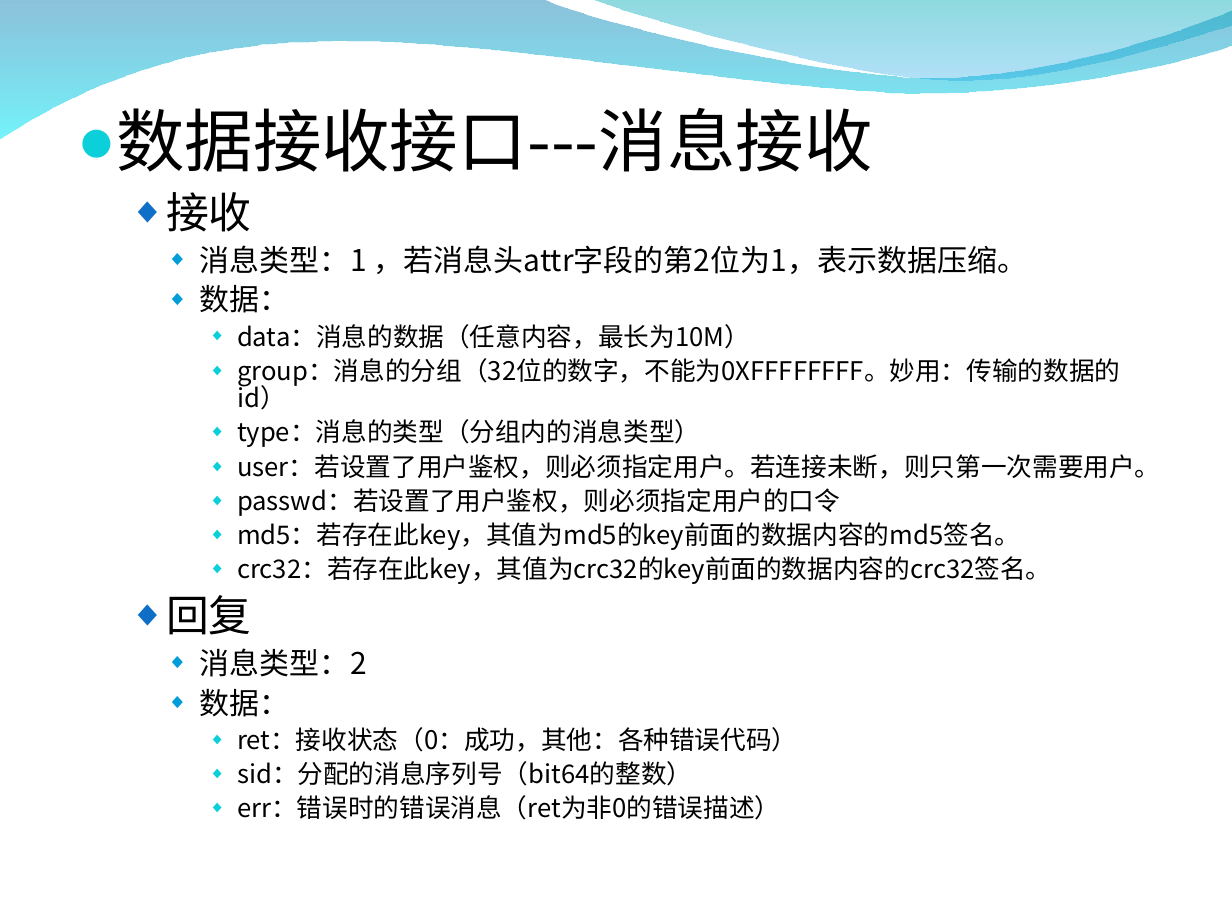
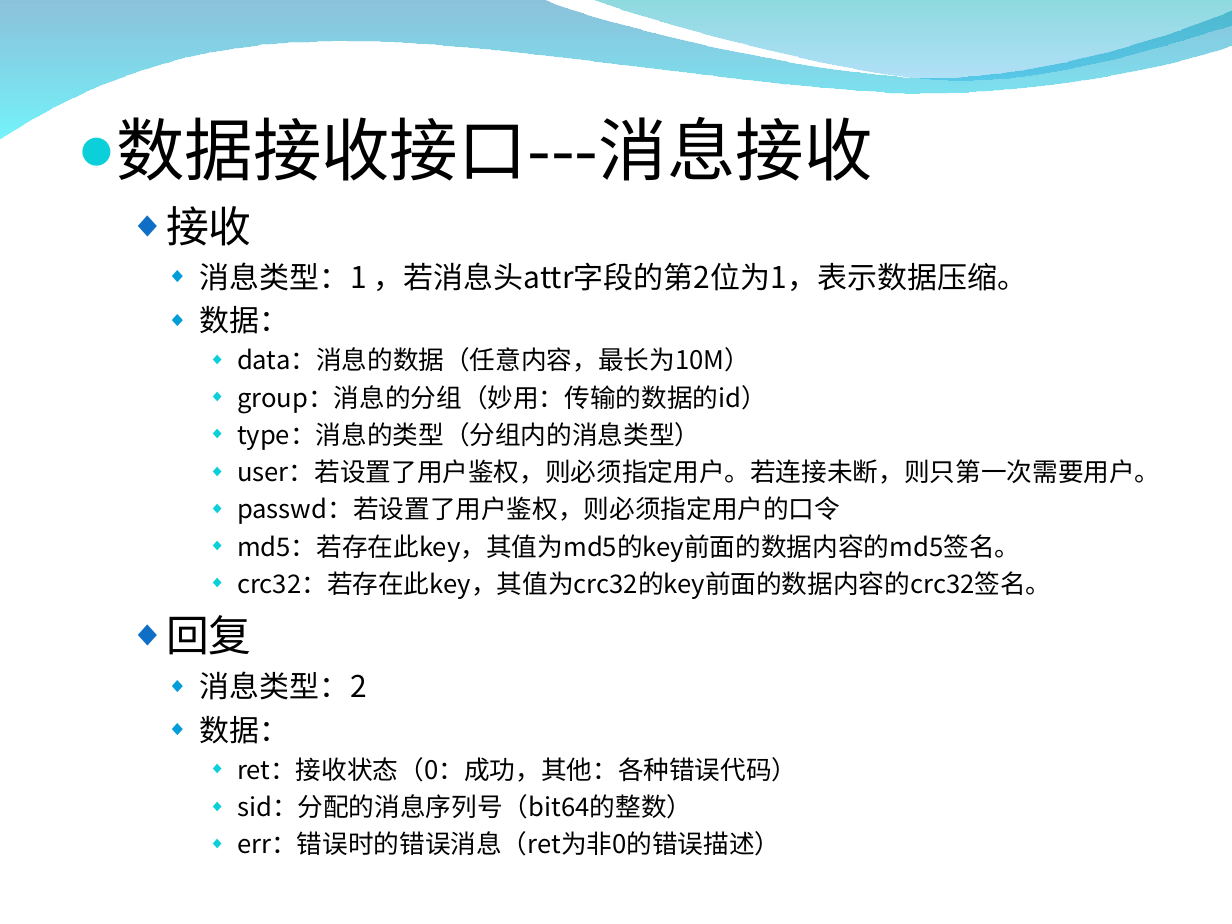
Before and after one commit to burstas/cwinux-mq, a slide deck: slide 14 of mq/doc/mq_introduce.ppt. Drawn at 1232x924 pixels with LibreOffice and Linux fonts; fonts in the diff are those of the drawing; background and template pictures are left out. Boxes give left, top, right and bottom in pixels: in the first picture for what was removed or moved away, otherwise in the second. Text is boxed around its words. In the diff, an @@ line names an element or a change of style, - is before the commit and + after.

```diff
--- a/mq/doc/mq_introduce.ppt
+++ b/mq/doc/mq_introduce.ppt
@@ text at [116, 117, 1161, 856]: line spacing 0.9 to 1 @@
@@ text at [237, 385, 767, 413]: text changed @@
-      ◆ group：消息的分组（32位的数字，不能为0XFFFFFFFF。妙用：传输的数据的id）
+      ◆ group：消息的分组（妙用：传输的数据的id）
```
Also in this commit, not shown: 8 other files.
